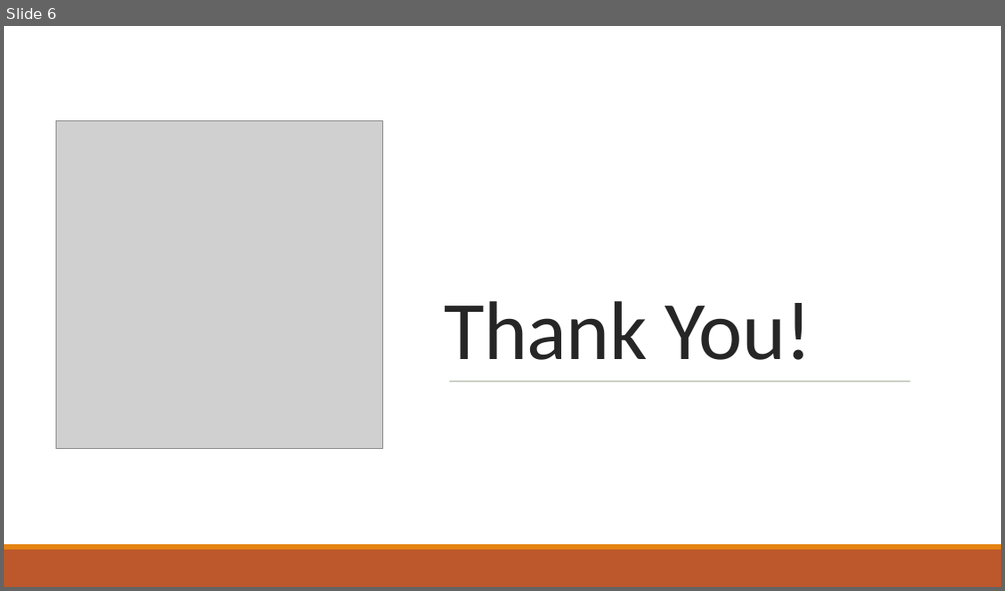
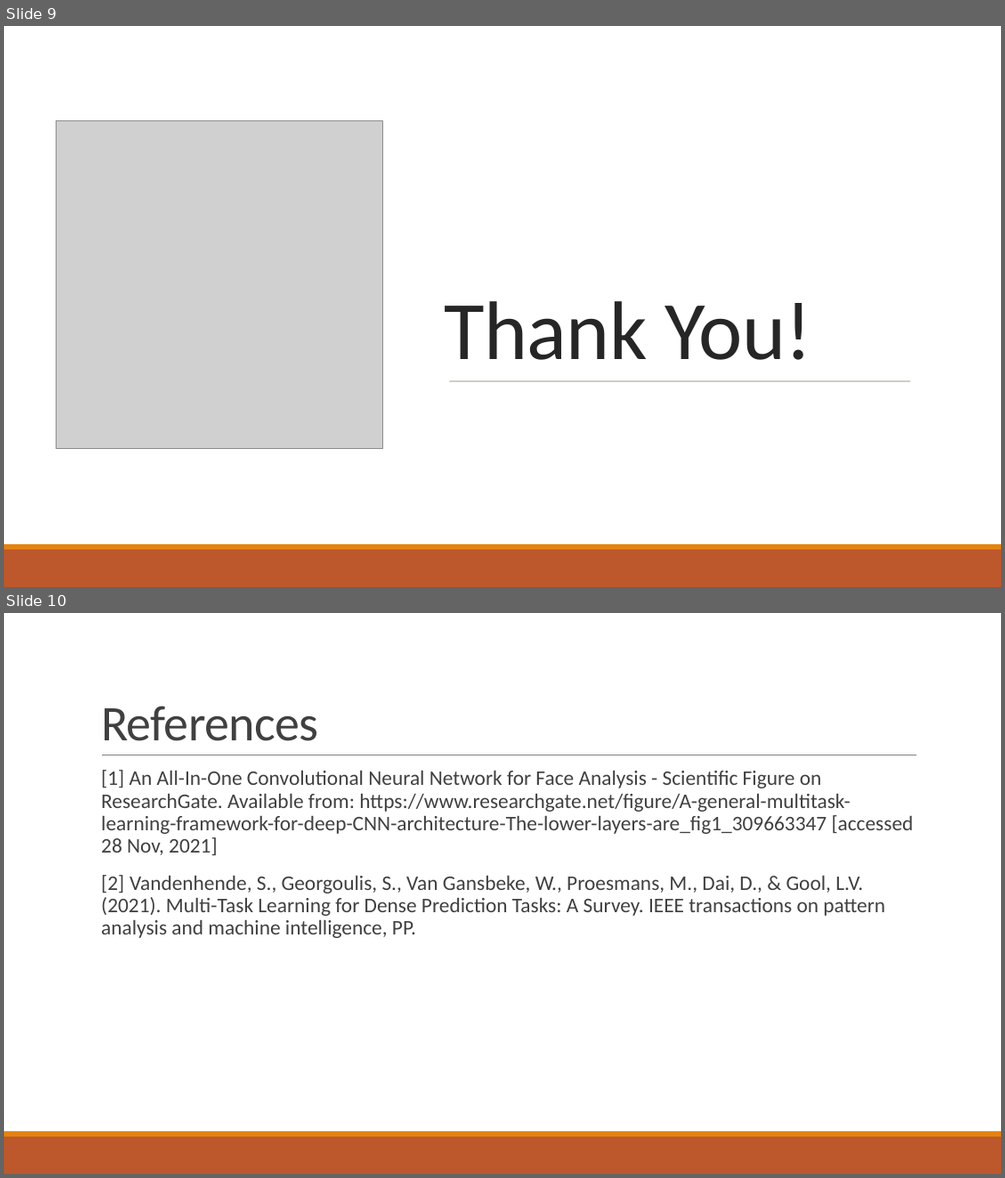
Before and after one commit to arunt-sjsu/advanced_deep_learning, a slide deck: short_story_assignment/MLT for Dense Predictions.pptx. Shown one above the other, each under a label of ours: slide 6 before the commit, slides 9 and 10 after it. The pictures are 1005x591 and 1005x1178 pixels, drawn with LibreOffice and Linux fonts; fonts in the diff are those of the drawing; grey boxes stand for pictures. Boxes give left, top, right and bottom in pixels: in the first picture for what was removed or moved away, otherwise in the second. Text is boxed around its words. In the diff, an @@ line names an element or a change of style, - is before the commit and + after.

```diff
--- a/short_story_assignment/MLT for Dense Predictions.pptx
+++ b/short_story_assignment/MLT for Dense Predictions.pptx
@@ slide 10 added at [4, 613, 1001, 1174], background #FFFFFF @@
@@ title added at [101, 706, 318, 741], 48 pt, text #404040 @@
+References
@@ text added at [101, 770, 914, 938], 20 pt, text #404040 @@
+  [1] An All-In-One Convolutional Neural Network for Face Analysis - Scientific Figure on ResearchGate. Available from: https://www.researchgate.net/figure/A-general-multitask-learning-framework-for-deep-CNN-architecture-The-lower-layers-are_fig1_309663347 [accessed 28 Nov, 2021]
+  [2] Vandenhende, S., Georgoulis, S., Van Gansbeke, W., Proesmans, M., Dai, D., & Gool, L.V. (2021). Multi-Task Learning for Dense Prediction Tasks: A Survey. IEEE transactions on pattern analysis and machine intelligence, PP.
@@ line added from (102, 755) to (917, 755), #808080 0.5 pt @@
@@ rectangle added at [4, 1136, 1001, 1174], fill #BD582C @@
@@ rectangle added at [4, 1131, 1001, 1136], fill #E48312 @@
@@ what was slide 6 is now slide 9 @@
```
Also in this commit, not shown: 7 other slides added, 4 slides removed.
